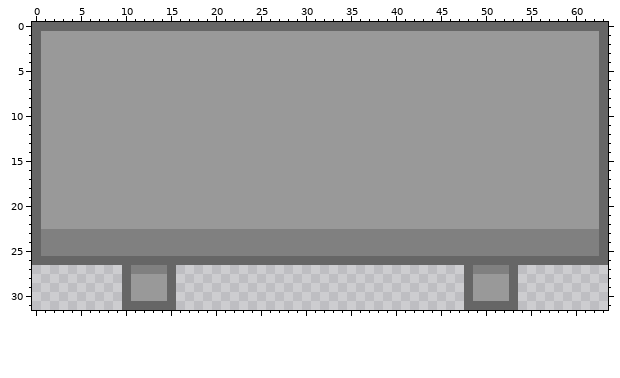
File history of a pixel-art file, assets/02_architecture/01_genericPieces/03_furniture/horitontalWoodTable.aseprite. This is how it looked before the edit.
64x32 pixels, 1 frame.
Now the later version:
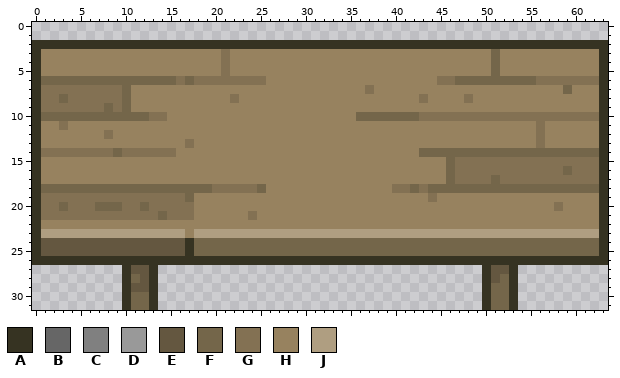
Palette (. is transparent): A #363322  B #666666  C #808080  D #999999  E #645740  F #74664a  G #837153  H #97825f  J #af9e81
Author's note on the commit: [updated] wooden tables
From old to new:
Changed rows in their new state; - is an unchanged pixel.
first column x 0:
 0 ................................................................
 1 ................................................................
 2 AAAAAAAAAAAAAAAAAAAAAAAAAAAAAAAAAAAAAAAAAAAAAAAAAAAAAAAAAAAAAAAA
 3 AHHHHHHHHHHHHHHHHHHHHGHHHHHHHHHHHHHHHHHHHHHHHHHHHHHFHHHHHHHHHHHA
 4 AHHHHHHHHHHHHHHHHHHHHGHHHHHHHHHHHHHHHHHHHHHHHHHHHHHFHHHHHHHHHHHA
 5 AHHHHHHHHHHHHHHHHHHHHGHHHHHHHHHHHHHHHHHHHHHHHHHHHHHFHHHHHHHHHHHA
 6 AFFFFFFFFFFFFFFFGFGGGGGGGGHHHHHHHHHHHHHHHHHHHGGFFFFFFFFFGGGGGGGA
 7 AGGGGGGGGGFHHHHHHHHHHHHHHHHHHHHHHHHHHGHHHHHHHHHHHHHHHHHHHHHFHHHA
 8 AGGFGGGGGGFHHHHHHHHHHHGHHHHHHHHHHHHHHHHHHHHGHHHHGHHHHHHHHHHHHHHA
 9 AGGGGGGGFGFHHHHHHHHHHHHHHHHHHHHHHHHHHHHHHHHHHHHHHHHHHHHHHHHHHHHA
10 AFFFFFFFFFFFFGGHHHHHHHHHHHHHHHHHHHHHFFFFFFFGGGGGGGGGGGGGGGGGGGGA
11 AHHGHHHHHHHHHHHHHHHHHHHHHHHHHHHHHHHHHHHHHHHHHHHHHHHHHHHHGHHHHHHA
12 AHHHHHHHGHHHHHHHHHHHHHHHHHHHHHHHHHHHHHHHHHHHHHHHHHHHHHHHGHHHHHHA
13 AHHHHHHHHHHHHHHHHGHHHHHHHHHHHHHHHHHHHHHHHHHHHHHHHHHHHHHHGHHHHHHA
14 AGGGGGGGGFGGGGGGHHHHHHHHHHHHHHHHHHHHHHHHHHHFFFFFFFFFFFFFFFFFFFFA
15 AHHHHHHHHHHHHHHHHHHHHHHHHHHHHHHHHHHHHHHHHHHHHHFGGGGGGGGGGGGGGGGA
16 AHHHHHHHHHHHHHHHHHHHHHHHHHHHHHHHHHHHHHHHHHHHHHFGGGGGGGGGGGGFGGGA
17 AHHHHHHHHHHHHHHHHHHHHHHHHHHHHHHHHHHHHHHHHHHHHHFGGGGFGGGGGGGGGGGA
18 AFFFFFFFFFFFFFFFFFFFGGGGGFHHHHHHHHHHHHHHGGFGFFFFFFFFFFFFFFFFFFFA
19 AGGGGGGGGGGGGGGGGFHHHHHHHHHHHHHHHHHHHHHHHHHHGHHHHHHHHHHHHHHHHHHA
20 AGGFGGGFFFGGFGGGGGHHHHHHHHHHHHHHHHHHHHHHHHHHHHHHHHHHHHHHHHGHHHHA
21 AGGGGGGGGGGGGGFGGGHHHHHHGHHHHHHHHHHHHHHHHHHHHHHHHHHHHHHHHHHHHHHA
22 AHHHHHHHHHHHHHHHHHHHHHHHHHHHHHHHHHHHHHHHHHHHHHHHHHHHHHHHHHHHHHHA
23 AJJJJJJJJJJJJJJJJHJJJJJJJJJJJJJJJJJJJJJJJJJJJJJJJJJJJJJJJJJJJJJA
24 AEEEEEEEEEEEEEEEEAFFFFFFFFFFFFFFFFFFFFFFFFFFFFFFFFFFFFFFFFFFFFFA
25 AEEEEEEEEEEEEEEEEAFFFFFFFFFFFFFFFFFFFFFFFFFFFFFFFFFFFFFFFFFFFFFA
26 AAAAAAAAAAAAAAAAAAAAAAAAAAAAAAAAAAAAAAAAAAAAAAAAAAAAAAAAAAAAAAAA
27 ----------AEEA..--------------------------------..AEEA----------
28 ----------AFEA..--------------------------------..AEFA----------
29 ----------AEEA..--------------------------------..AFFA----------
30 ----------AFFA..--------------------------------..AFFA----------
31 ----------AFFA..--------------------------------..AFFA----------
Pixel boxes of the changes (left, top, right, bottom) in both pictures:
changed: (32, 22, 608, 310)
